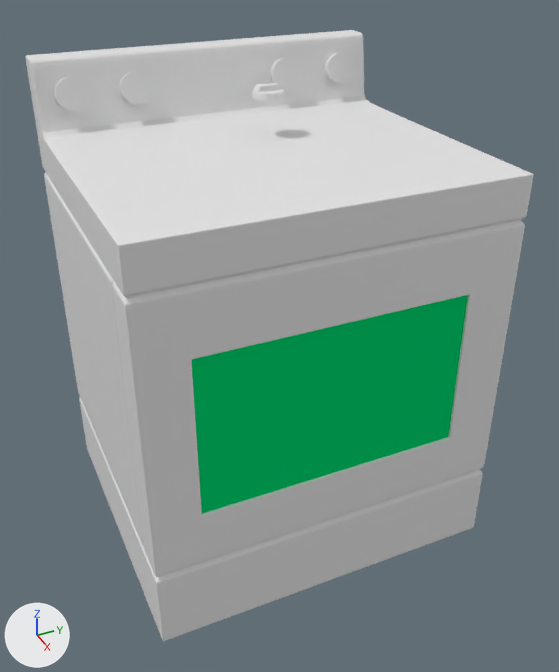
Before and after pictures for a commit that changed the Blender file Assets/Blend Files/oven.blend.
Camera for both pictures: a 50 mm camera at (4.04, -4.82, 2.91) aimed at (0.09, -3.0, 0.38). Every picture has the same lights, and +X, +Y and +Z are marked at lower left.
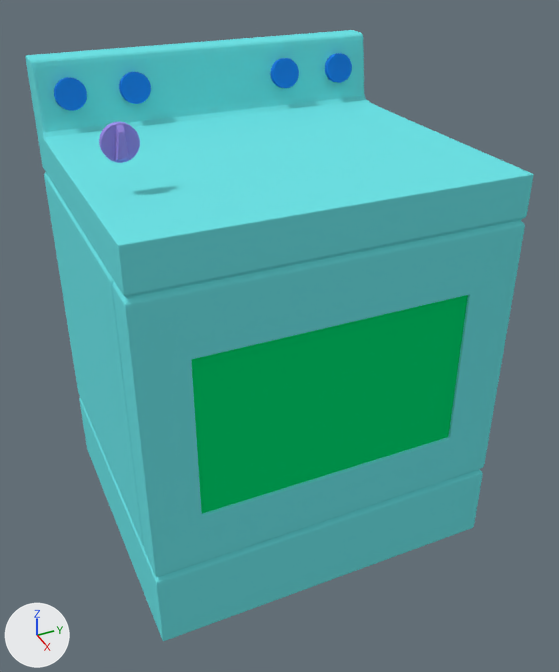
Edits to the bpy script that builds the scene:
```text
Add mat_dialslotmat:
    mat_dialslotmat = diffuse_material('dialSlotMat')
    mat_dialslotmat.base_color = (0.0177, 0.219, 0.8)  # blue #2481e7
Add mat_bodymat:
    mat_bodymat = diffuse_material('bodyMat')
    mat_bodymat.base_color = (0.159, 0.777, 0.8)  # cyan #6fe4e7
Add mat_dialmat:
    mat_dialmat = diffuse_material('dialMat')
    mat_dialmat.base_color = (0.336, 0.272, 0.8)  # blue #9d8ee7
Change me_cylinder:
    where me_cylinder.from_pydata(...)  # 64 vertices, 34 faces; spans x -1.0..1.0, y -1.0..1.0, z -1.0..1.0
    add me_cylinder.materials.append(mat_dialslotmat)  # blue #2481e7
Change me_cube_003:
    where me_cube_003.from_pydata(...)  # 1006 vertices, 1004 faces; spans x -1.0..1.0, y -1.38..1.38, z -1.0..1.35
    add me_cube_003.materials.append(mat_bodymat)  # cyan #6fe4e7
Change me_cylinder_001:
    where me_cylinder_001.from_pydata(...)  # 64 vertices, 34 faces; spans x -1.0..1.0, y -1.0..1.0, z -1.0..1.0
    add me_cylinder_001.materials.append(mat_dialslotmat)  # blue #2481e7
Change me_cylinder_002:
    where me_cylinder_002.from_pydata(...)  # 64 vertices, 34 faces; spans x -1.0..1.0, y -1.0..1.0, z -1.0..1.0
    add me_cylinder_002.materials.append(mat_dialslotmat)  # blue #2481e7
Change me_cylinder_003:
    where me_cylinder_003.from_pydata(...)  # 64 vertices, 34 faces; spans x -1.0..1.0, y -1.0..1.0, z -1.0..1.0
    add me_cylinder_003.materials.append(mat_dialslotmat)  # blue #2481e7
Add me_cylinder_004_1:
    me_cylinder_004_1.from_pydata(...)  # 208 vertices, 180 faces; spans x -0.98..1.02, y -0.98..1.02, z -2.64..1.0
    me_cylinder_004_1.materials.append(mat_dialmat)  # blue #9d8ee7
Remove ob_cylinder_004:
    ob_cylinder_004 = bpy.data.objects.new('Cylinder.004', me_cylinder_004)
    ob_cylinder_004.location = (-0.273, -2.905, 1.833)
    ob_cylinder_004.scale = (-0.0944, -0.0944, -0.0204)
Add ob_dial:
    ob_dial = bpy.data.objects.new('dial', me_cylinder_004_1)
    ob_dial.location = (0.352, -3.969, 1.833)
    ob_dial.rotation_euler = (0.0, 1.571, 0.0)  # degrees (0, 90, 0)
    ob_dial.scale = (-0.0944, -0.0944, -0.0204)
```

Boxes [x1, y1, x2, y2] around the edits, measured in the pictures (559 x 672 px):
'Cube.002', recoloured (grey to cyan)
    both: [25, 30, 533, 641]
'dial', added (blue)
    after: [99, 122, 140, 163]
'Cylinder', recoloured (grey to blue)
    both: [54, 77, 87, 111]
'Cylinder.003', recoloured (grey to blue)
    both: [119, 72, 151, 104]
'Cylinder.002', recoloured (grey to blue)
    both: [271, 58, 299, 88]
'Cylinder.001', recoloured (grey to blue)
    both: [325, 53, 352, 83]
'Cylinder.004', deleted
    before: [253, 83, 284, 101]
